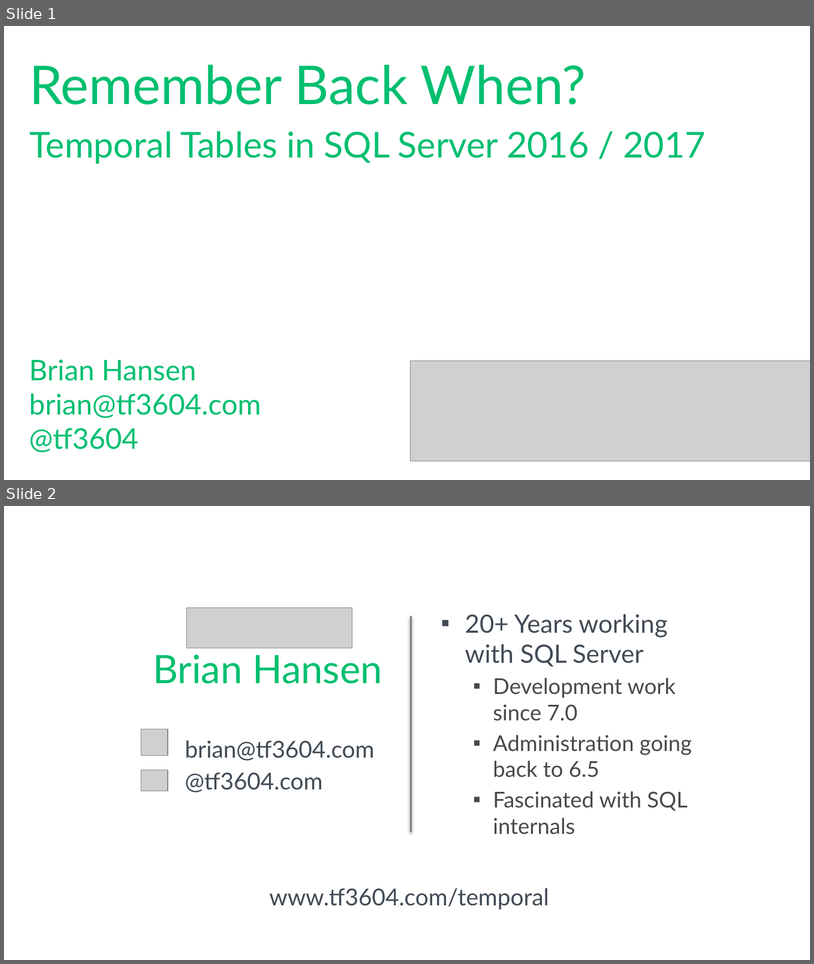
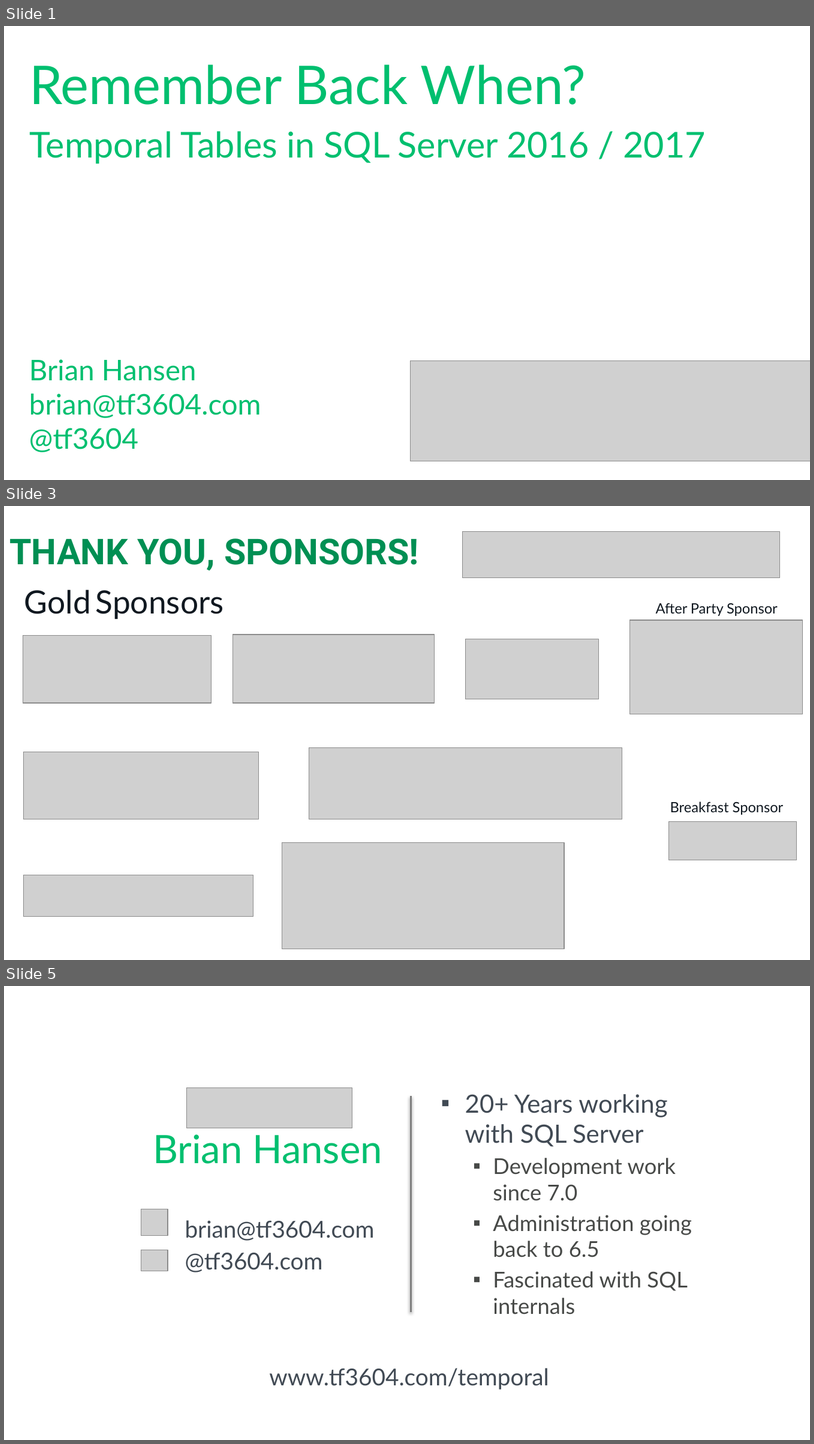
Before and after one commit to tf3604/RememberWhenTemporal, a slide deck: Temporal.pptx. Shown one above the other, each under a label of ours: slides 1 and 2 before the commit, slides 1, 3 and 5 after it; the slides between them are not shown. The pictures are 814x964 and 814x1444 pixels, drawn with LibreOffice and Linux fonts; fonts in the diff are those of the drawing; grey boxes stand for pictures; background and template pictures are left out. Boxes give left, top, right and bottom in pixels: in the first picture for what was removed or moved away, otherwise in the second. Text is boxed around its words. In the diff, an @@ line names an element or a change of style, - is before the commit and + after.

Commit message:
Add Sioux Falls sponsor slides into deck.

```diff
--- a/Temporal.pptx
+++ b/Temporal.pptx
@@ slide 3 added at <box>4,506,810,960</box>, background #FFFFFF @@
@@ text added at <box>9,538,419,571</box>, 40 pt, text #008F53, bold @@
+THANK YOU, SPONSORS!
@@ picture added at <box>463,532,780,577</box> @@
@@ text added at <box>24,589,224,619</box>, 36 pt, text #101820 @@
+Gold Sponsors
@@ text added at <box>656,603,778,616</box>, 16 pt, text #101820 @@
+After Party Sponsor
@@ picture added at <box>630,620,803,714</box> @@
@@ picture added at <box>23,635,212,702</box> @@
@@ picture added at <box>233,634,435,703</box> @@
@@ picture added at <box>465,639,599,699</box> @@
@@ picture added at <box>23,752,259,819</box> @@
@@ picture added at <box>309,748,622,819</box> @@
@@ text added at <box>671,801,784,814</box>, 16 pt, text #101820 @@
+Breakfast Sponsor
@@ picture added at <box>669,821,797,859</box> @@
@@ picture added at <box>282,842,564,948</box> @@
@@ picture added at <box>23,874,253,916</box> @@
@@ what was slide 2 is now slide 5 @@
```
Also in this commit, not shown: 2 other slides added.
